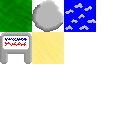
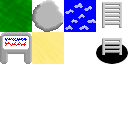
Revision of a layered 128 x 128 image; what changed, layer by layer:
added layer "ladder-bottom.xcf" above "ladder.xcf" over (x1=98, y1=2, x2=126, y2=28)
added layer "ladder.xcf" above "water.xcf" over (x1=96, y1=38, x2=128, y2=64)
